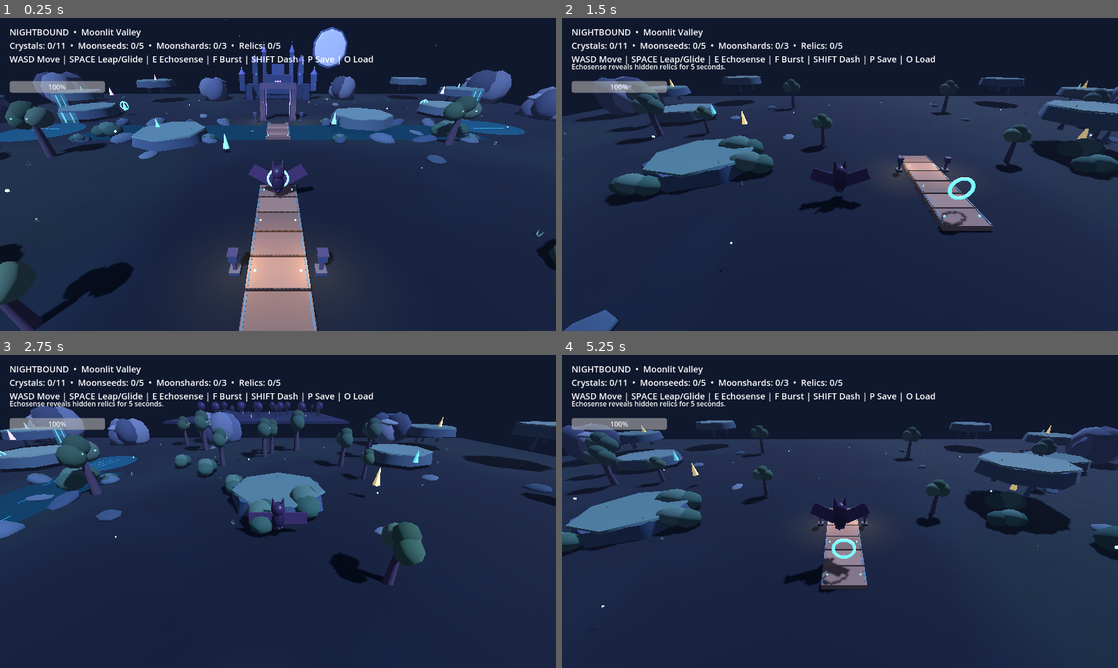
Above: before the commit, frames 1-4 (two rows, left to right).
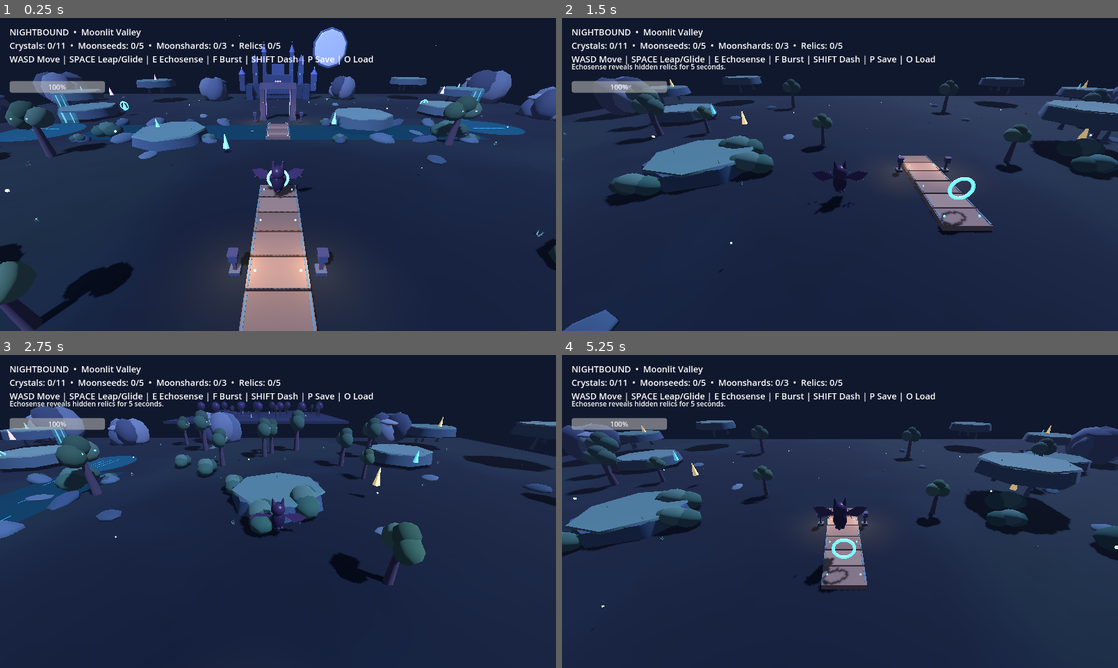
Above: after the commit, the same moments.

Repository: Dynamon91/nightbound
Game: Godot game, scene res://scenes/main.tscn
The game is run twice, just before and just after one commit, with the same random seed, the same clock (stepped at 60 frames per second) and the same inputs.
Inputs:
- Up to frame 1 (0.25 s): no input
- Up to frame 2 (1.5 s): hold D (move_right) 0.53-1.28 s; tap F (burst) at 0.6 s; tap Space (jump) at 0.77 s; hold S (move_back) from 1.28 s (still down); tap E (echosense) at 1.35 s
- Up to frame 3 (2.75 s): tap Space (jump) at 1.52 s; release S (move_back) at 2.03 s; hold D (move_right) from 2.03 s (still down); tap Shift (shadow_dash) at 2.1 s
- Up to frame 4 (5.25 s): release D (move_right) at 2.78 s; hold W (move_forward) 2.78-3.53 s; tap F (burst) at 2.85, 5.1 s; tap Space (jump) at 3.02, 3.77, 4.52 s; hold A (move_left) 3.53-5.03 s; tap E (echosense) at 3.6 s; tap Shift (shadow_dash) at 4.35 s; hold S (move_back) from 5.03 s (still down)

The runs differ from the first frame. In frame 1, 0.2% of the frame differs, in the area x 44-57%, y 46-56%; in frame 2, 0.2%; in frame 3, 0.1%; in frame 4, 0.4%, in the area x 40-56%, y 47-74%.

Commit message:
art: reshape bat wing membranes into scalloped low-poly silhouettes

Diff:
--- a/scripts/main.gd
+++ b/scripts/main.gd
@@ -618,6 +618,41 @@
 	for i in range(5):
 		var id:="moonseed_%02d"%i; if not collected_seeds.has(id): var n:=gem(seed_positions[i],Color("#f0a8ff")); n.name=id; seed_nodes.append(n)
 	checkpoint(Vector3(130,1.5,4)); checkpoint(Vector3(130,1.5,-24))
+func make_bat_wing_mesh(side:float)->ArrayMesh:
+	# A small fan of triangles forms a pointed bat wing with scalloped trailing edges.
+	var vertices:=PackedVector3Array([
+		Vector3(0.0,0.0,0.0),
+		Vector3(.46,.24,0.0),
+		Vector3(.40,-.10,0.0),
+		Vector3(.91,.38,0.0),
+		Vector3(.78,-.30,0.0),
+		Vector3(1.48,.20,0.0),
+		Vector3(1.19,-.12,0.0)
+	])
+	for vertex_index in range(vertices.size()):
+		var vertex:=vertices[vertex_index]
+		vertex.x*=side
+		vertices[vertex_index]=vertex
+	var indices:=PackedInt32Array([0,1,2,2,1,3,2,3,4,4,3,5,4,5,6])
+	# Mirror triangle winding on the left wing so both membranes retain consistent front normals.
+	if side<0.0:
+		for triangle_index in range(0,indices.size(),3):
+			var temp:=indices[triangle_index+1]
+			indices[triangle_index+1]=indices[triangle_index+2]
+			indices[triangle_index+2]=temp
+	var normals:=PackedVector3Array()
+	normals.resize(vertices.size())
+	for normal_index in range(normals.size()):
+		normals[normal_index]=Vector3(0,0,1)
+	var arrays:Array=[]
+	arrays.resize(Mesh.ARRAY_MAX)
+	arrays[Mesh.ARRAY_VERTEX]=vertices
+	arrays[Mesh.ARRAY_NORMAL]=normals
+	arrays[Mesh.ARRAY_INDEX]=indices
+	var wing_mesh:=ArrayMesh.new()
+	wing_mesh.add_surface_from_arrays(Mesh.PRIMITIVE_TRIANGLES,arrays)
+	return wing_mesh
+
 func build_player()->void:
 	player=CharacterBody3D.new(); player.name="NightboundBat"; player.position=checkpoint_position; add_child(player); var cs:=CollisionShape3D.new(); var cap:=CapsuleShape3D.new(); cap.radius=.42; cap.height=1.45; cs.shape=cap; player.add_child(cs)
 	body_visual=orb(player,Vector3(0,.25,0),.55,Color("#2e243b")); body_visual.scale=Vector3(.78,1.15,.75); head_visual=orb(player,Vector3(0,.95,-.02),.48,Color("#3b2b47")); head_visual.scale=Vector3(.9,.95,.9)
@@ -633,7 +668,7 @@
 		ear.mesh=ear_mesh; ear.position=Vector3(side*.27,1.48,-.015); ear.rotation.z=-side*.16; ear.material_override=mat(Color("#392642"),.7); player.add_child(ear)
 		var ear_inner:=orb(player,Vector3(side*.27,1.49,-.12),.075,Color("#a65bba")); ear_inner.scale=Vector3(.65,1.6,.3)
 		var w:=Node3D.new(); w.position=Vector3(side*.2,.42,.03); player.add_child(w); wings.append(w)
-		var membrane:=MeshInstance3D.new(); var membrane_mesh:=BoxMesh.new(); membrane_mesh.size=Vector3(1.5,.78,.055); membrane.mesh=membrane_mesh; membrane.position=Vector3(side*.76,.18,0); membrane.rotation.z=side*.31; membrane.material_override=mat(Color("#493258"),.78); w.add_child(membrane)
+		var membrane:=MeshInstance3D.new(); membrane.mesh=make_bat_wing_mesh(side); membrane.position=Vector3(0,.18,0); membrane.rotation.z=side*.045; var membrane_material:=mat(Color("#493258"),.78); membrane_material.cull_mode=BaseMaterial3D.CULL_DISABLED; membrane.material_override=membrane_material; w.add_child(membrane)
 		var rib_mat:=mat(Color("#82629a"),.65)
 		for rib_i in range(3):
 			var rib:=MeshInstance3D.new(); var rib_mesh:=BoxMesh.new(); rib_mesh.size=Vector3(.035,.67,.075); rib.mesh=rib_mesh
